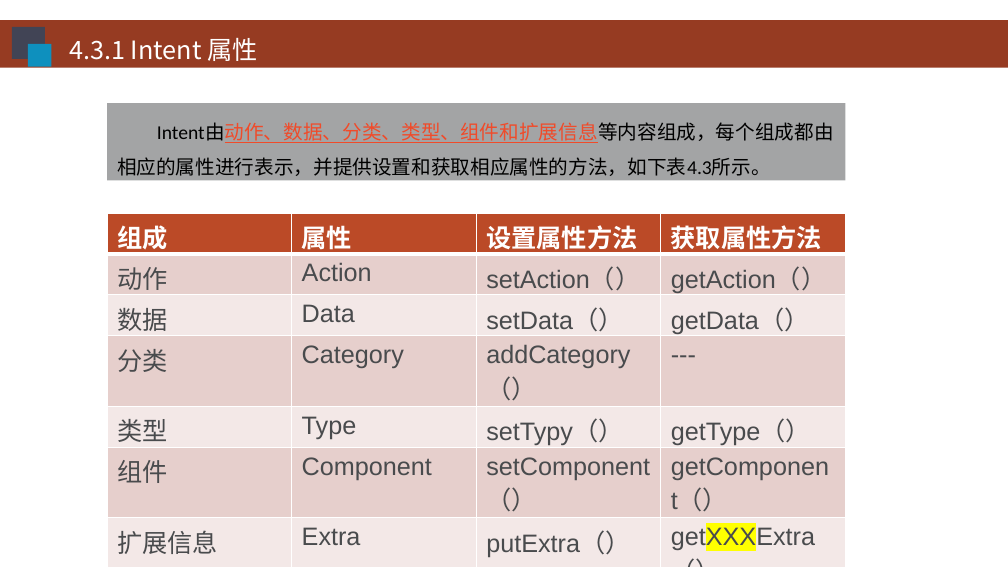
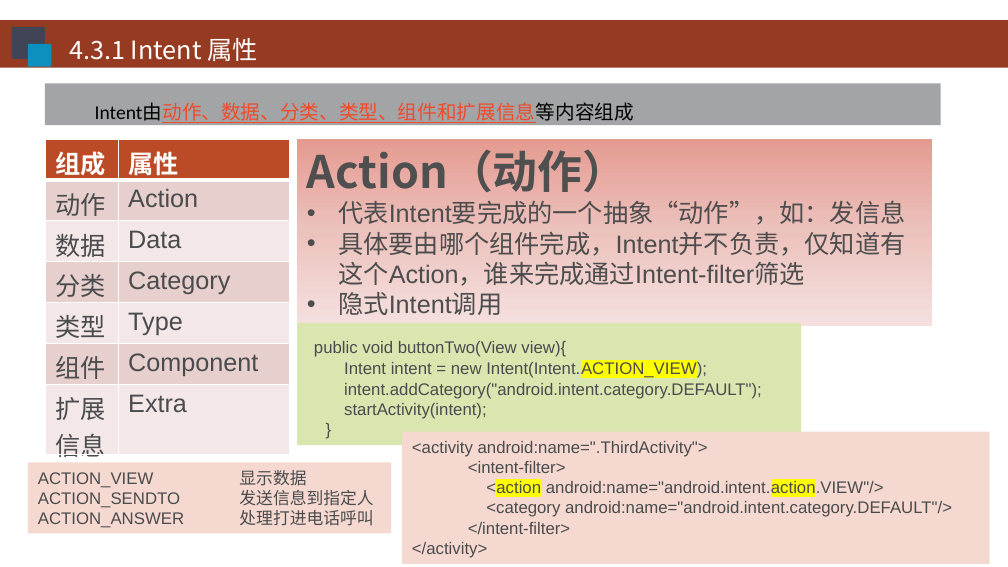
Before and after one commit to HBU/Android-PPT, a slide deck: slide 17 of 04.0 -- 活动-意图-- 第04章.pptx. Drawn at 1008x567 pixels with LibreOffice and Linux fonts; fonts in the diff are those of the drawing; background and template pictures are left out. Boxes give left, top, right and bottom in pixels: in the first picture for what was removed or moved away, otherwise in the second. Text is boxed around its words. In the diff, an @@ line names an element or a change of style, - is before the commit and + after.

```diff
--- a/04.0 -- 活动-意图-- 第04章.pptx
+++ b/04.0 -- 活动-意图-- 第04章.pptx
@@ rectangle "Intent由动作、数据、分类、类型、组件和扩展信息等内容组成": place and size @@
-rectangle "Intent由动作、数据、分类、类型、组件和扩展信息等内容组成" at [107, 103, 845, 180]
+rectangle "Intent由动作、数据、分类、类型、组件和扩展信息等内容组成" at [44, 84, 940, 125]
@@ text in rectangle at [95, 103, 634, 123]: text changed; text colour #000000 to #F04B2A @@
-Intent由动作、数据、分类、类型、组件和扩展信息等内容组成，每个组成都由相应的属性进行表示，并提供设置和获取相应属性的方法，如下表4.3所示。
+Intent由动作、数据、分类、类型、组件和扩展信息等内容组成
@@ table at [45, 139, 290, 461] @@
-column 3: 设置属性方法 | setAction（） | setData（） | addCategory（） | setTypy（） | setComponent（） | putExtra（）
-column 4: 获取属性方法 | getAction（） | getData（） | --- | getType（） | getComponent（） | getXXXExtra（）
@@ table: place and size @@
-table at [107, 213, 845, 561]
+table at [45, 139, 290, 461]
@@ rectangle added at [297, 139, 932, 326], fill gradient #E59B92 to #EDC2BD to #F5E1DF, 18 pt, text #4D4D4D @@
+Action（动作）
+• 代表Intent要完成的一个抽象“动作”，如：发信息
+• 具体要由哪个组件完成，Intent并不负责，仅知道有这个Action，谁来完成通过Intent-filter筛选
+• 隐式Intent调用
@@ rectangle added at [297, 323, 801, 445], fill #D9E6B0, 12 pt, text #494B4D @@
+public void buttonTwo(View view){
+Intent intent = new Intent(Intent.ACTION_VIEW);
+intent.addCategory("android.intent.category.DEFAULT");
+startActivity(intent);
+}
@@ rectangle added at [402, 431, 990, 563], fill #F5D9D0, 12 pt, text #494B4D @@
+<activity android:name=".ThirdActivity">
+<intent-filter>
+<action android:name="android.intent.action.VIEW"/>
+<category android:name="android.intent.category.DEFAULT"/>
+</intent-filter>
+</activity>
@@ rectangle added at [28, 463, 391, 534], fill #F5D9D0, 12 pt, text #494B4D @@
+ACTION_VIEW 显示数据
+ACTION_SENDTO 发送信息到指定人
+ACTION_ANSWER 处理打进电话呼叫
```
Also in this commit, not shown: 4 other slides changed, 2 slides added.
